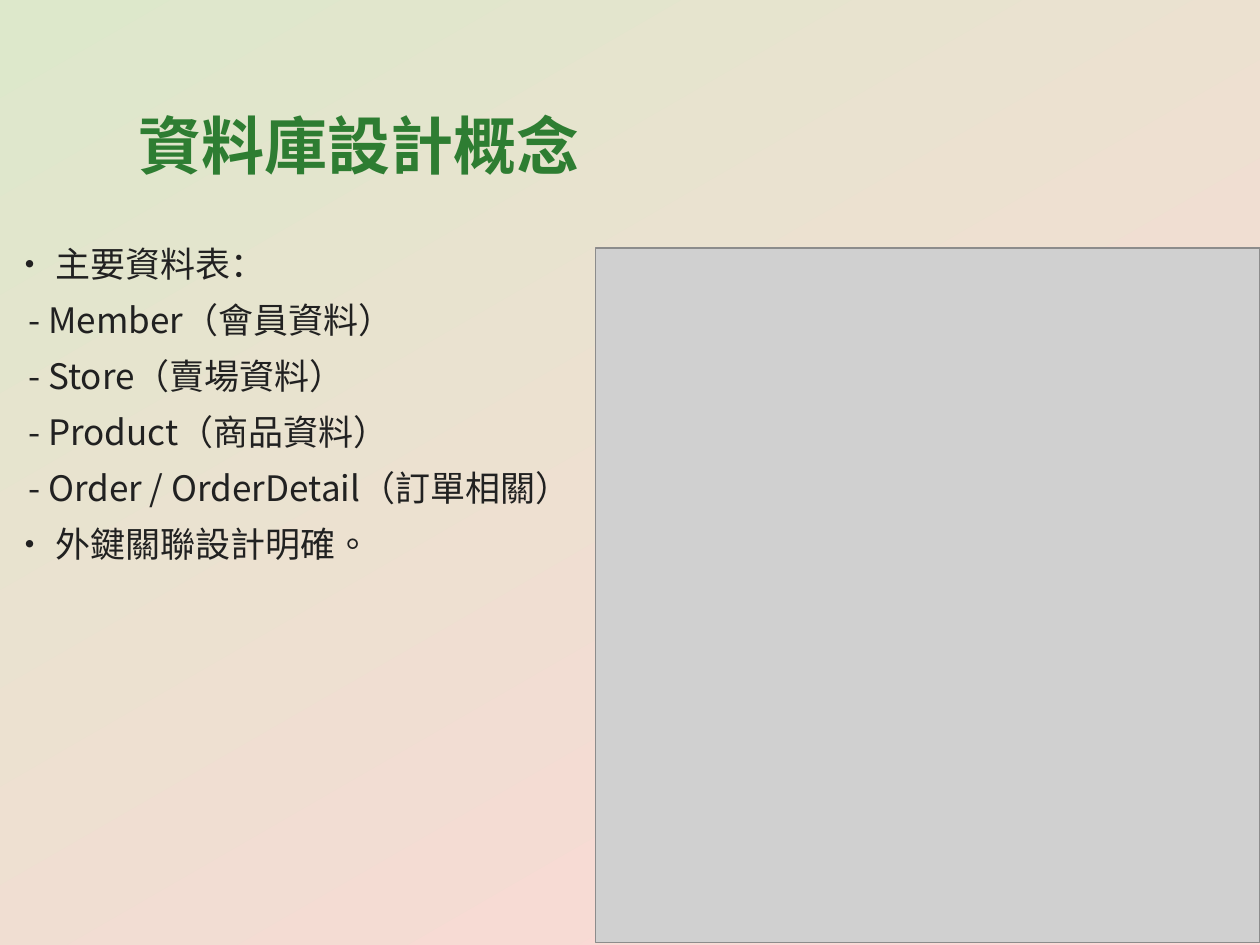
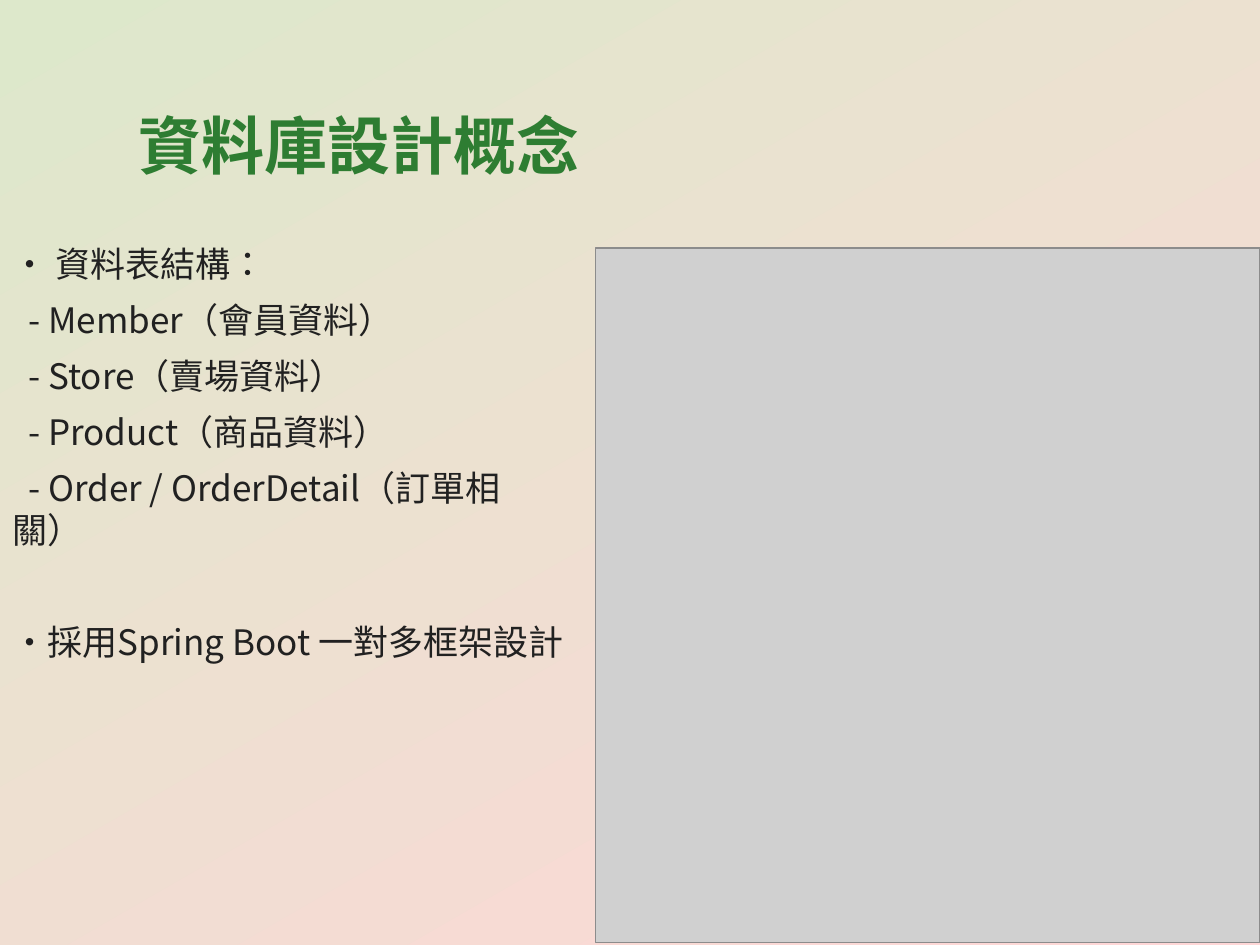
Before and after one commit to CYX1025/EasyBuyFarm, a slide deck: slide 6 of EasyBuyFarm_專案簡報.pptx. Drawn at 1260x945 pixels with LibreOffice and Linux fonts; fonts in the diff are those of the drawing; grey boxes stand for pictures. Boxes give left, top, right and bottom in pixels: in the first picture for what was removed or moved away, otherwise in the second. Text is boxed around its words. In the diff, an @@ line names an element or a change of style, - is before the commit and + after.

```diff
--- a/EasyBuyFarm_專案簡報.pptx
+++ b/EasyBuyFarm_專案簡報.pptx
@@ text at [55,247,265,280]: text changed @@
-• 主要資料表：
+• 資料表結構：
@@ text at [12,625,564,664]: text changed @@
-• 外鍵關聯設計明確。
+•採用Spring Boot 一對多框架設計
```
Also in this commit, not shown: 17 other slides changed, 6 slides added.
